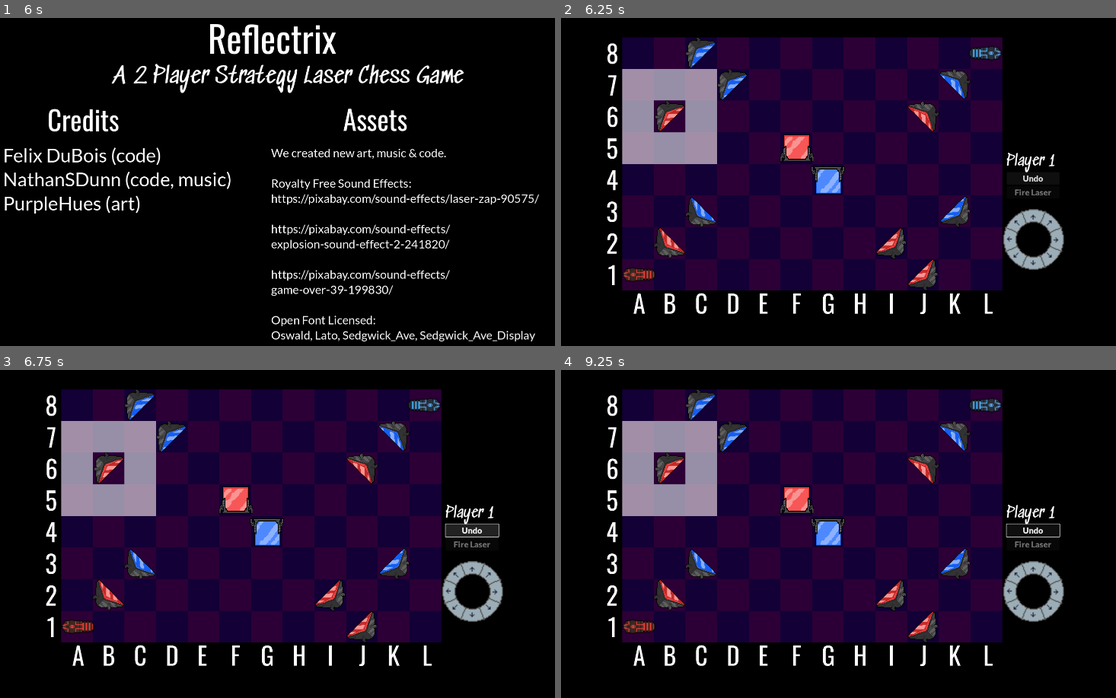
Above: before the commit, frames 1-4 (two rows, left to right).
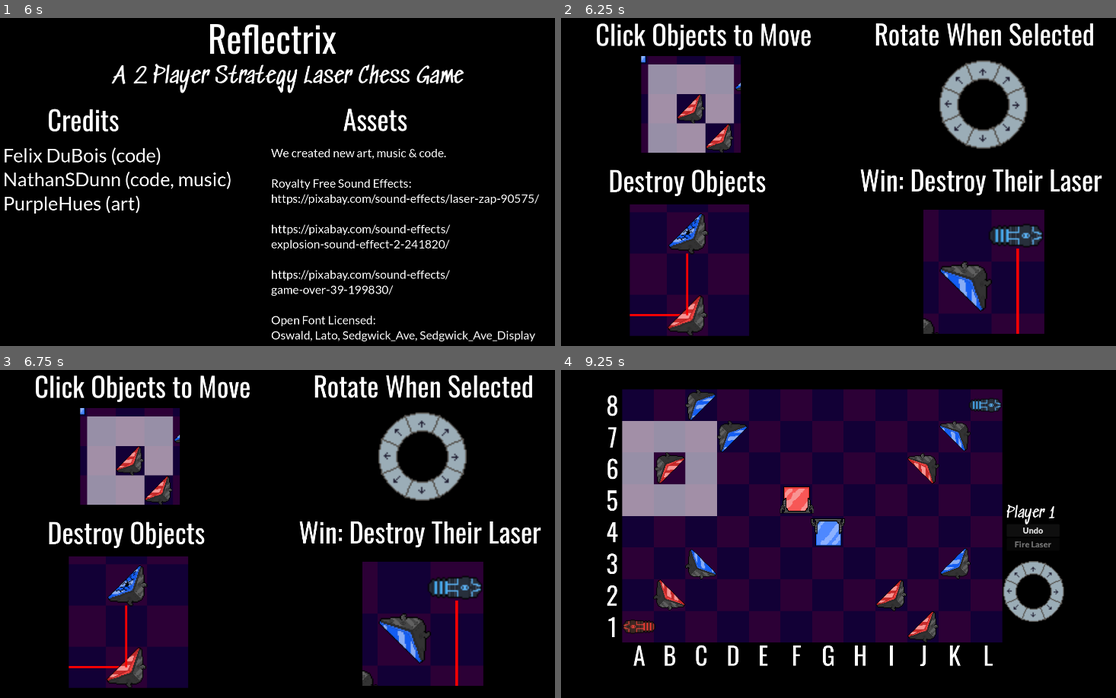
Above: after the commit, the same moments.

Repository: mzbrubak/Reflectix
Game: Godot game, scene res://Scenes/main.tscn
Same seed, same stepped clock (60 frames per second), same inputs: the game is played once before the commit and once after it.
Inputs (mouse positions are in pixels of both pictures, inside the frame that each line leads up to):
- Up to frame 1 (6 s): tap Enter at 0.5, 2, 3.5 s; move the mouse to (416, 162) at 0.52 s; click (416, 162) at 0.67 s; tap Space at 1.25, 2.75, 4.25 s; move the mouse to (160, 198) at 1.27 s; click (160, 198) at 1.42 s; move the mouse to (344, 103) at 2.02 s; click (344, 103) at 2.17 s; move the mouse to (249, 247) at 2.77 s; click (249, 247) at 2.92 s; move the mouse to (466, 231) at 3.52 s; click (466, 231) at 3.67 s; move the mouse to (99, 129) at 4.27 s; click (99, 129) at 4.42 s; move the mouse to (310, 178) at 5.02 s; click (310, 178) at 5.17 s; move the mouse to (194, 93) at 5.77 s; click (194, 93) at 5.92 s
- Up to frame 2 (6.25 s): no input
- Up to frame 3 (6.75 s): click (471, 530) at 6.5 s, where only the run before the commit has a clickable "Undo"
- Up to frame 4 (9.25 s): click (1032, 593) at 7.27 s; click (1032, 593) at 8.02 s; click (1032, 593) at 8.77 s

Frame 1 is identical in both runs. In frame 2, 58% of the frame differs, in the area x 6-98%, y 1-97%; in frame 3, 59%; in frame 4, less than 0.1%.

Commit message:
Add splash instructions

Diff:
--- a/Scenes/main.gd
+++ b/Scenes/main.gd
@@ -13,11 +13,17 @@
 	if SignalBus.already_seen_splash==false:
 		await get_tree().create_timer(3).timeout
 	$Splash/Theme.visible = false
+
 	if SignalBus.already_seen_splash==false:
 		await get_tree().create_timer(3).timeout
+	$Splash/Credits.visible = false
+
+	if SignalBus.already_seen_splash==false:
+		await get_tree().create_timer(3).timeout
+	$Splash/Instructions.visible = false
+
 	SignalBus.music = $Music
 	SignalBus.music.play()
-	$Splash/Credits.visible = false
 	SignalBus.already_seen_splash=true
 	$UI.visible=true#so I can hide it in editor
 	endturn.connect(P1Laser.fire_laser)
--- a/Scenes/main.tscn
+++ b/Scenes/main.tscn
@@ -10,11 +10,15 @@
 [ext_resource type="Script" path="res://Scenes/player_2_pieces.gd" id="8_nj1uy"]
 [ext_resource type="Texture2D" uid="uid://dd3qagwj88i63" path="res://img/background.png" id="10_71mxc"]
 [ext_resource type="Texture2D" uid="uid://dqjc7kw0ssd5c" path="res://theme/GWJ-Full-Logo-tag-Orange2.svg" id="11_fp07y"]
+[ext_resource type="Texture2D" uid="uid://c2po1delixic8" path="res://img/tutorial/tutorial-move2.png" id="11_sonqs"]
 [ext_resource type="Texture2D" uid="uid://cxp11ivlusbtt" path="res://theme/theme.png" id="12_brtvm"]
 [ext_resource type="Texture2D" uid="uid://dbvgt8w1ruyle" path="res://theme/wildcards.png" id="13_35aso"]
+[ext_resource type="Texture2D" uid="uid://by8peo3f4vkwq" path="res://img/tutorial/tutorial-destroy.png" id="13_dc34e"]
 [ext_resource type="FontFile" uid="uid://cybpab1vbk3w" path="res://fonts/Oswald/Oswald-VariableFont_wght.ttf" id="14_olf2d"]
+[ext_resource type="Texture2D" uid="uid://cfbjmfju3dxtq" path="res://img/tutorial/tutorial-win.png" id="14_x4kk4"]
 [ext_resource type="FontFile" uid="uid://u3xv5vfc63a4" path="res://fonts/Sedgwick_Ave/SedgwickAve-Regular.ttf" id="15_83dkl"]
 [ext_resource type="FontFile" uid="uid://bd8y3x518wj4o" path="res://fonts/Lato/Lato-Regular.ttf" id="16_874sp"]
+[ext_resource type="Texture2D" uid="uid://ysgytqnyt7k7" path="res://img/tutorial/tutorial-rotate.png" id="17_0jjg0"]
 [ext_resource type="Texture2D" uid="uid://c87vpdpb57be5" path="res://img/end-condition-modal.png" id="17_d8u63"]
 [ext_resource type="FontFile" uid="uid://ceyr2s00fa1n" path="res://fonts/Sedgwick_Ave_Display/SedgwickAveDisplay-Regular.ttf" id="18_5oqf6"]
 [ext_resource type="AudioStream" uid="uid://drl6lc6fv5vro" path="res://music/Melody.ogg" id="18_v31nm"]
@@ -106,6 +110,68 @@
 visible = false
 
 [node name="Splash" type="CanvasLayer" parent="."]
+
+[node name="Instructions" type="CanvasLayer" parent="Splash"]
+
+[node name="Background" type="Sprite2D" parent="Splash/Instructions"]
+position = Vector2(960, 541)
+texture = ExtResource("10_71mxc")
+
+[node name="Move" type="Label" parent="Splash/Instructions"]
+offset_left = 176.0
+offset_top = 13.0
+offset_right = 859.0
+offset_bottom = 185.0
+theme_override_fonts/font = ExtResource("14_olf2d")
+theme_override_font_sizes/font_size = 87
+text = "Click Objects to Move"
+
+[node name="Sprite2D" type="Sprite2D" parent="Splash/Instructions/Move"]
+position = Vector2(302.254, 291)
+scale = Vector2(0.60146, 0.621243)
+texture = ExtResource("11_sonqs")
+
+[node name="Rotate" type="Label" parent="Splash/Instructions"]
+offset_left = 1056.0
+offset_top = 12.0
+offset_right = 1752.0
+offset_bottom = 184.0
+theme_override_fonts/font = ExtResource("14_olf2d")
+theme_override_font_sizes/font_size = 87
+text = "Rotate When Selected"
+
+[node name="Sprite2D" type="Sprite2D" parent="Splash/Instructions/Rotate"]
+position = Vector2(348.25, 284.703)
+scale = Vector2(1.45477, 1.45477)
+texture = ExtResource("17_0jjg0")
+
+[node name="Destroy" type="Label" parent="Splash/Instructions"]
+offset_left = 217.0
+offset_top = 475.0
+offset_right = 715.0
+offset_bottom = 647.0
+theme_override_fonts/font = ExtResource("14_olf2d")
+theme_override_font_sizes/font_size = 87
+text = "Destroy Objects"
+
+[node name="Sprite2D" type="Sprite2D" parent="Splash/Instructions/Destroy"]
+position = Vector2(257.75, 354.234)
+scale = Vector2(1.30205, 1.30205)
+texture = ExtResource("13_dc34e")
+
+[node name="Win" type="Label" parent="Splash/Instructions"]
+offset_left = 1010.0
+offset_top = 473.0
+offset_right = 1968.0
+offset_bottom = 645.0
+theme_override_fonts/font = ExtResource("14_olf2d")
+theme_override_font_sizes/font_size = 87
+text = "Win: Destroy Their Laser"
+
+[node name="Sprite2D" type="Sprite2D" parent="Splash/Instructions/Win"]
+position = Vector2(414.5, 340.691)
+scale = Vector2(1.66797, 1.64378)
+texture = ExtResource("14_x4kk4")
 
 [node name="Credits" type="CanvasLayer" parent="Splash"]
 
Not shown: 1 places in Scenes/main.tscn that only renumber resources
Binary file added: img/tutorial/tutorial-destroy.png
Not shown, added: img/tutorial/tutorial-destroy.png.import
Binary file added: img/tutorial/tutorial-move.png
Not shown, added: img/tutorial/tutorial-move.png.import
Binary file added: img/tutorial/tutorial-move2.png
Not shown, added: img/tutorial/tutorial-move2.png.import
Binary file added: img/tutorial/tutorial-rotate.png
Not shown, added: img/tutorial/tutorial-rotate.png.import
Binary file added: img/tutorial/tutorial-win.png
Not shown, added: img/tutorial/tutorial-win.png.import
Not shown, added: img/tutorial/tutorial-move.kra
(and 1 more such lines)
